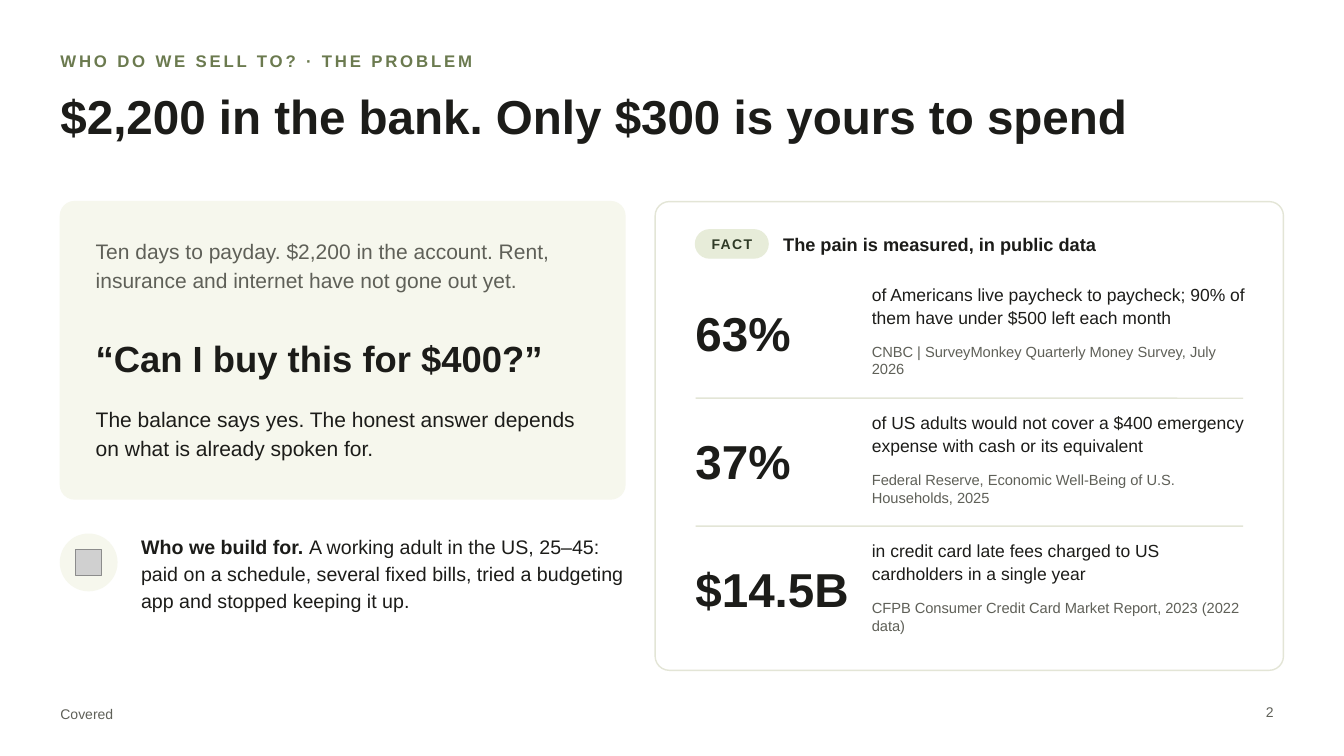
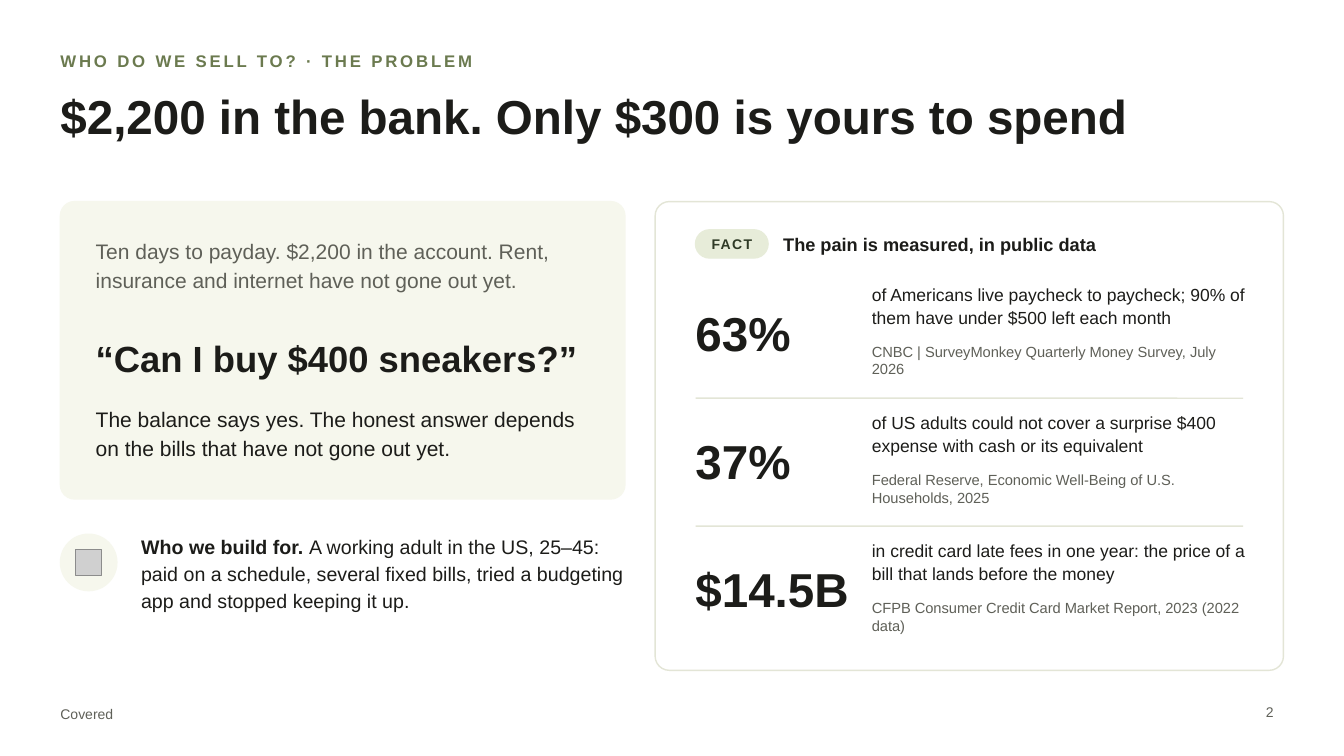
Before and after one commit to chinusoid/FractureTeam, a slide deck: slide 2 of pitch/covered-pitch.pptx. Drawn at 1344x756 pixels with LibreOffice and Linux fonts; fonts in the diff are those of the drawing; grey boxes stand for pictures. Boxes give left, top, right and bottom in pixels: in the first picture for what was removed or moved away, otherwise in the second. Text is boxed around its words. In the diff, an @@ line names an element or a change of style, - is before the commit and + after.

```diff
--- a/pitch/covered-pitch.pptx
+++ b/pitch/covered-pitch.pptx
@@ text at [96,345,577,379]: text changed @@
-“Can I buy this for $400?”
+“Can I buy $400 sneakers?”
@@ text at [96,411,575,461]: text changed @@
-The balance says yes. The honest answer depends on what is already spoken for.
+The balance says yes. The honest answer depends on the bills that have not gone out yet.
@@ text at [872,416,1216,456]: text changed @@
-of US adults would not cover a $400 emergency expense with cash or its equivalent
+of US adults could not cover a surprise $400 expense with cash or its equivalent
@@ text at [872,544,1245,584]: text changed @@
-in credit card late fees charged to US cardholders in a single year
+in credit card late fees in one year: the price of a bill that lands before the money
```
Also in this commit, not shown: 9 other slides changed, 3 other files.
